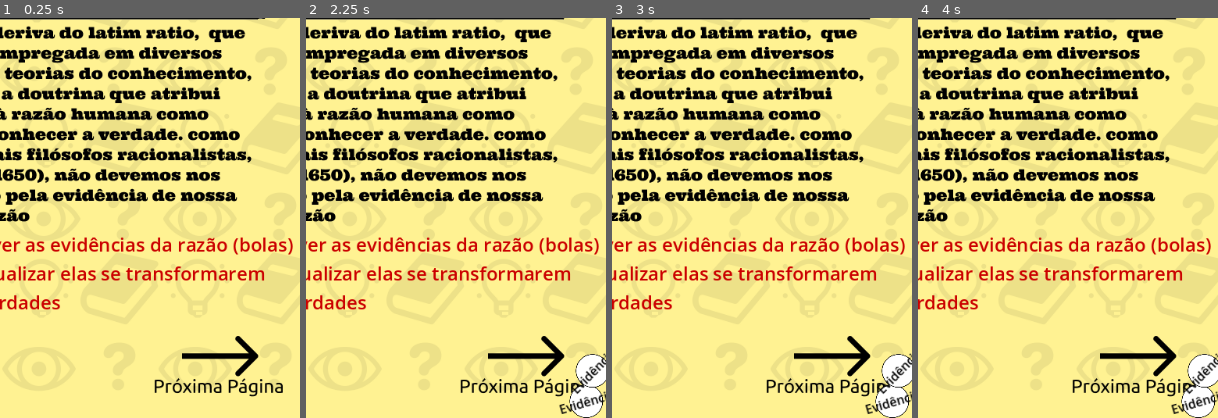
Above: before the commit, frames 1-4 (left to right).
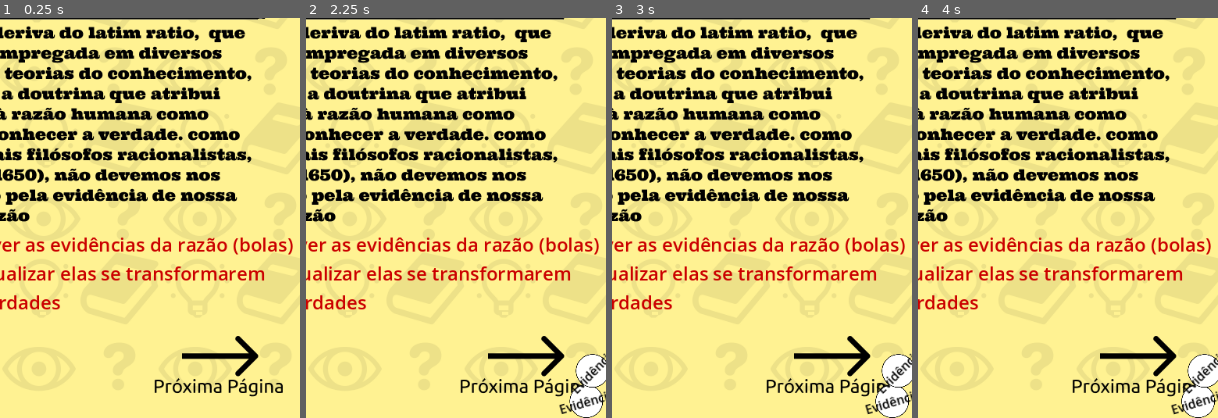
Above: after the commit, the same moments.

Repository: sandrovscarneiro/livro-interativo
Game: Godot game, scene res://cenas/pagina_2.tscn
Two runs of this game, one before a commit and one after it. Both use one fixed random seed, a clock stepped at 60 frames per second and the inputs below. This scene is started directly instead of the project's main scene. Sound files missing from this copy of the repository are replaced by a short silence.
Inputs (mouse positions are % of the whole screen's width and height, from its top left):
- Up to frame 1 (0.25 s): no input
- Up to frame 2 (2.25 s): move the mouse to (72, 45) at 0.52 s; click (72, 45) at 0.67 s; drag from (30, 55) to (72, 28) at 1.27 s; move the mouse to (60, 28) at 2.02 s; click (60, 28) at 2.17 s
- Up to frame 3 (3 s): tap Enter at 2.75 s; drag from (45, 70) to (20, 35) at 2.77 s
- Up to frame 4 (4 s): tap Space at 3.5 s; move the mouse to (80, 65) at 3.52 s; click (80, 65) at 3.67 s
The pictures show only the part of the screen within x 50-100%, y 50-100%; the shares and areas given below are measured in that part.

Frames 1-2 are identical in both runs. In frame 3, less than 0.1% of the frame differs, in the area x 85-100%, y 84-100%; in frame 4, 0.1%, in the area x 84-100%, y 83-100%.

Commit message:
versão final corrigida

Diff:
--- a/cenas/contracapa.tscn
+++ b/cenas/contracapa.tscn
@@ -50,5 +50,6 @@
 [connection signal="pressed" from="btn_pag_anterior" to="btn_pag_anterior" method="_on_pressed"]
 [connection signal="pressed" from="btn_voltar_inicio" to="btn_voltar_inicio" method="_on_pressed"]
 [connection signal="pressed" from="btn_som" to="btn_som" method="_on_pressed"]
+[connection signal="pressed" from="btn_som" to="AudioStreamPlayer" method="_on_btn_som_pressed"]
 [connection signal="ready" from="btn_som" to="btn_som" method="_on_ready"]
 [connection signal="ready" from="AudioStreamPlayer" to="AudioStreamPlayer" method="_on_ready"]
--- a/scripts/rigid_body_2d.gd
+++ b/scripts/rigid_body_2d.gd
@@ -1 +1,13 @@
 extends RigidBody2D
+
+@onready var label = $Label
+
+func _physics_process(_delta: float) -> void:
+	var acc_values = Input.get_accelerometer();
+	var tilt = Vector2(acc_values.x*50, -acc_values.y*200)
+	apply_central_force(tilt)
+
+func _on_area_2d_body_entered(body) -> void:
+	if body == self:
+		body.label.text = "Verdade"
+		body.set_physics_process(false)
Binary file changed: assets/imagens/raiva.png
Not shown, changed: racionalismo-empirismo-4.apk
Not shown, changed: racionalismo-empirismo-4.apk.idsig
